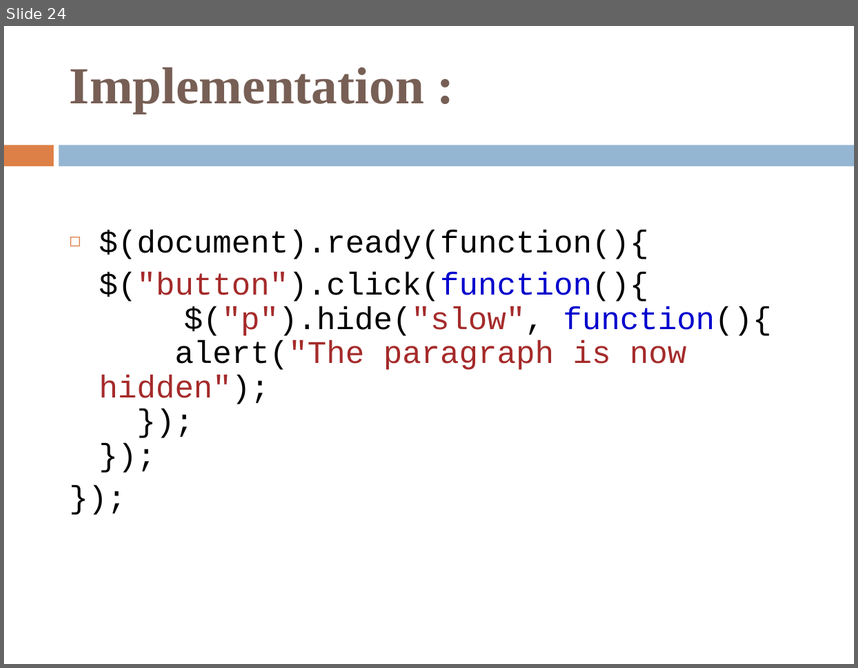
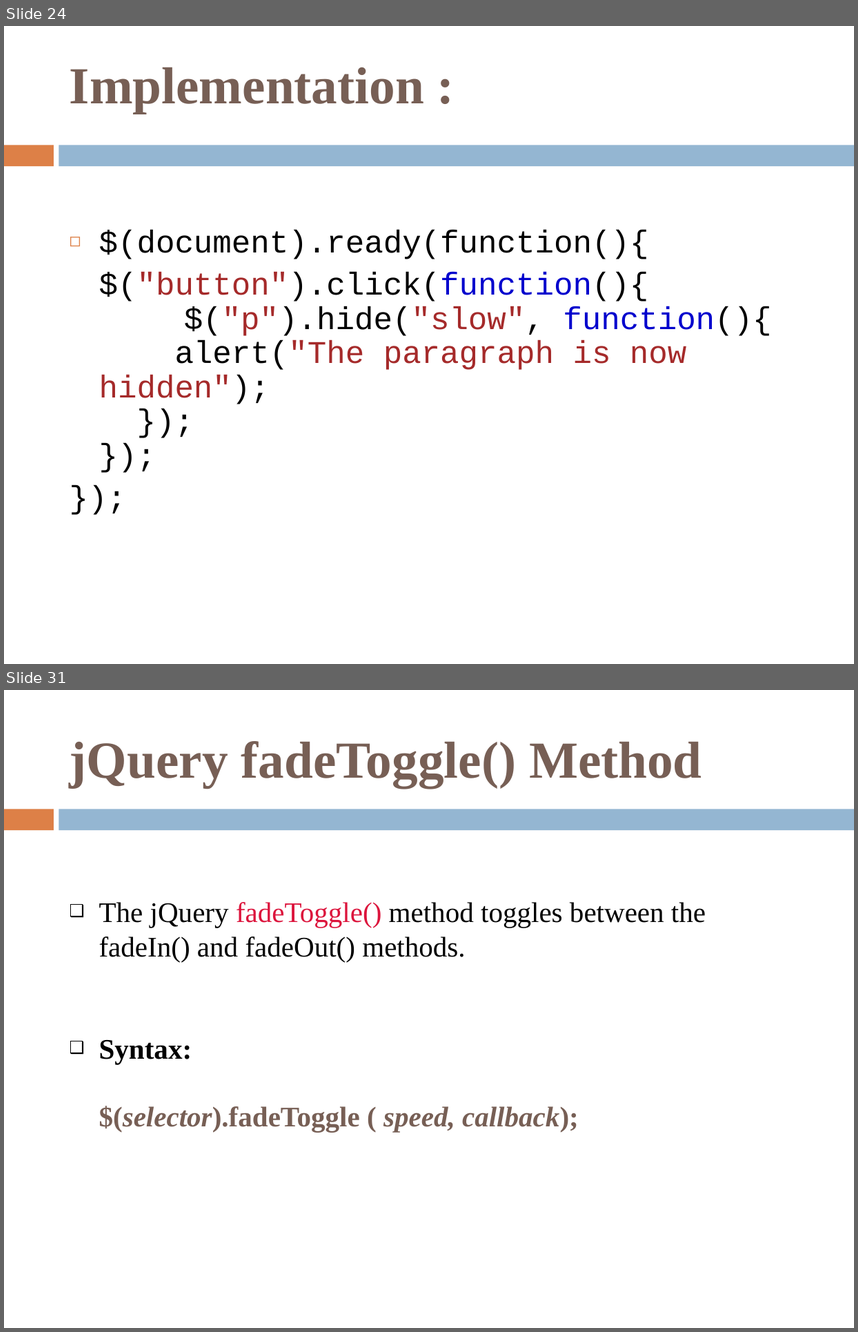
Before and after one commit to KinjalThakar/Intership-phase-2, a slide deck: jQuery.ppt. Shown one above the other, each under a label of ours: slide 24 before the commit, slides 24 and 31 after it; the slides between them are not shown. The pictures are 858x668 and 858x1332 pixels, drawn with LibreOffice and Linux fonts; fonts in the diff are those of the drawing. Boxes give left, top, right and bottom in pixels: in the first picture for what was removed or moved away, otherwise in the second. Text is boxed around its words. In the diff, an @@ line names an element or a change of style, - is before the commit and + after.

```diff
--- a/jQuery.ppt
+++ b/jQuery.ppt
@@ slide 31 added at box(4, 690, 854, 1328), background #FFFFFF; not listed: 2 template elements that a slide beside it also shows @@
@@ rectangle added at box(4, 694, 21, 728), fill #FFFFFF @@
@@ title added at box(70, 741, 702, 788), 44 pt, text #775F55, bold @@
+jQuery fadeToggle() Method
@@ text added at box(99, 902, 706, 1132), 24 pt, text #000000 @@
+❑ The jQuery fadeToggle() method toggles between the fadeIn() and fadeOut() methods.
+❑ Syntax:
+$(selector).fadeToggle ( speed, callback);
```
Also in this commit, not shown: 10 other slides added.
